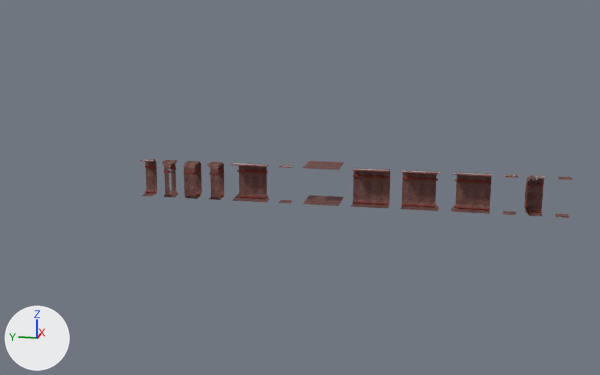
What one commit did to the glTF model assets/tilesets/extended-tileset.glb.
Both versions are drawn from a 50 mm lens placed at (-65.2, 7.8, 17.6), pointed at (0.0, 20.8, 1.3). The lights are fixed; the arrows at lower left show +X, +Y and +Z. Where no turn or scale is listed for an object, it has been applied to the vertices.

The older version as bpy lines, for what is in view:
```python
ob_corner_corridor_alt_col = bpy.data.objects.new('corner-corridor-alt-col', me_cylinder_205)
ob_corner_corridor_alt_col.location = (0.0, 7.0, 0.0)
ob_corner_corridor_both_col = bpy.data.objects.new('corner-corridor-both-col', me_cylinder_001)
ob_corner_corridor_both_col.location = (0.0, 25.0, 0.0)
ob_corner_corridor_col = bpy.data.objects.new('corner-corridor-col', me_cylinder_009)
ob_corner_corridor_col.location = (0.0, 11.0, 0.0)
ob_corridor_col = bpy.data.objects.new('corridor-col', me_plane_003)
ob_corridor_col.location = (0.0, 15.0, 0.0)
ob_corridor_small_col = bpy.data.objects.new('corridor-small-col', me_plane_001)
ob_corridor_small_col.location = (0.0, 34.0, 0.0)
ob_doorway_col = bpy.data.objects.new('doorway-col', me_plane_006)
ob_doorway_col.location = (0.0, 32.0, 0.0)
ob_room_col = bpy.data.objects.new('room-col', me_cylinder_240)
ob_room_col.location = (1.0, 19.0, 0.0)
ob_small_hallway_col = bpy.data.objects.new('small-hallway-col', me_plane_002)
ob_small_hallway_col.location = (0.0, 30.0, 0.0)
ob_small_hallway_end_col = bpy.data.objects.new('small-hallway-end-col', me_plane_005)
ob_small_hallway_end_col.location = (0.0, 28.0, 0.0)
# also in view: 'outer-corner-col' at (0.2, 2.2, 1.5)
```
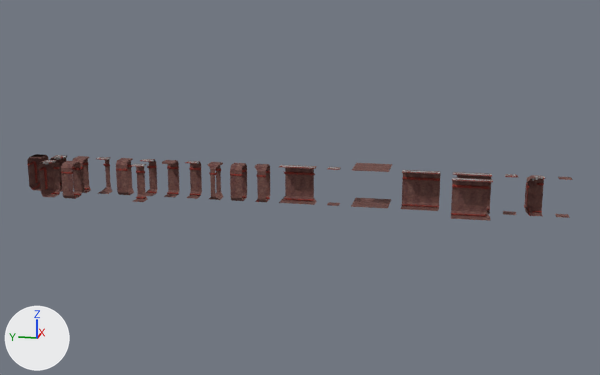
Changed parts and their boxes [x1, y1, x2, y2] in the pictures (600 x 375 px):
'corridor-col', moved
    before: [351, 168, 390, 208]
    after: [401, 170, 440, 211]
'corner-corridor-col', moved
    before: [401, 170, 440, 211]
    after: [451, 178, 493, 221]
'corner-corridor-both-col', moved
    before: [231, 163, 269, 202]
    after: [279, 165, 317, 205]
'small-hallway-col', moved
    before: [184, 161, 202, 199]
    after: [230, 163, 247, 201]
'room-col', moved
    before: [303, 161, 344, 206]
    after: [351, 163, 392, 208]
'small-hallway-end-col', moved
    before: [208, 162, 224, 200]
    after: [255, 164, 270, 202]
'corridor-small-col', moved
    before: [140, 159, 157, 196]
    after: [185, 161, 202, 199]
'doorway-col', moved
    before: [162, 160, 178, 198]
    after: [208, 162, 223, 200]
'outer-corner-notched-alt-col', added
    after: [39, 160, 61, 198]
'hallway-corner-alt-col', added
    after: [61, 161, 82, 199]
'hallway-bend-col', added
    after: [116, 158, 134, 195]
'hallway-outer-corner-col', added
    after: [27, 154, 49, 191]
'hallway-T-col', added
    after: [162, 160, 180, 198]
'hallway-corner-col', added
    after: [72, 156, 91, 193]
'corridor-corner-s-alt-col', added
    after: [131, 164, 147, 202]
'corridor-s-bend-col', added
    after: [96, 157, 112, 194]
'outer-corner-notched-col', added
    after: [50, 155, 67, 192]
'corner-corridor-alt-col', unchanged, covered by the edit
    before: [451, 172, 492, 214]
    after: [453, 172, 492, 214]

What the commit changed:
Mesh me_plane_040 is new.
It has 52 vertices, 80 faces and spans x -0.5..0.87, y -0.5..0.5, z 0.0..3.0.
It uses material mat_material_002.
Mesh me_plane_033 is new.
It has 178 vertices, 324 faces and spans x -0.5..0.86, y -0.5..0.87, z -0.02..3.0.
It uses material mat_material_002.
Mesh me_plane_030 is new.
It has 104 vertices, 174 faces and spans x -0.87..0.84, y -0.5..0.5, z 0.0..3.0.
It uses material mat_material_002.
Mesh me_plane_029 is new.
It has 120 vertices, 198 faces and spans x -0.5..0.84, y -0.5..0.5, z 0.0..3.05.
It uses material mat_material_002.
Mesh me_plane_027 is new.
It has 68 vertices, 106 faces and spans x -0.87..0.81, y -0.5..0.5, z 0.0..3.0.
It uses material mat_material_002.
Mesh me_plane_021 is new.
It has 458 vertices, 860 faces and spans x -0.5..0.86, y -0.5..0.87, z -0.02..3.06.
It uses material mat_material_002.
Mesh me_plane_019 is new.
It has 482 vertices, 908 faces and spans x -0.5..0.86, y -0.5..0.87, z 0.0..3.06.
It uses material mat_material_002.
Mesh me_plane_013 is new.
It has 84 vertices, 130 faces and spans x -0.5..0.81, y -0.5..0.5, z 0.0..3.05.
It uses material mat_material_002.
Object 'room-col' (ob_room_col) moves from (1.0, 19.0, 0.0) to (1.0, 15.0, 0.0).
Object 'corridor-col' (ob_corridor_col) moves from (0.0, 15.0, 0.0) to (0.0, 11.0, 0.0).
Object 'corner-corridor-col' (ob_corner_corridor_col) moves from (0.0, 11.0, 0.0) to (-2.0, 7.0, 0.0).
Object 'corridor-small-col' (ob_corridor_small_col) moves from (0.0, 34.0, 0.0) to (0.0, 30.0, 0.0).
Object 'corner-corridor-both-col' (ob_corner_corridor_both_col) moves from (0.0, 25.0, 0.0) to (0.0, 21.0, 0.0).
Object 'small-hallway-col' (ob_small_hallway_col) moves from (0.0, 30.0, 0.0) to (0.0, 26.0, 0.0).
Object 'small-hallway-end-col' (ob_small_hallway_end_col) moves from (0.0, 28.0, 0.0) to (0.0, 24.0, 0.0).
Object 'doorway-col' (ob_doorway_col) moves from (0.0, 32.0, 0.0) to (0.0, 28.0, 0.0).
Object 'hallway-T-col' (ob_hallway_t_col) is new; it shows me_plane_040.
Its location is (0.0, 32.0, 0.0).
Object 'hallway-outer-corner-col' (ob_hallway_outer_corner_col) is new; it shows me_plane_033.
Its location is (0.0, 44.0, 0.0).
Object 'hallway-corner-alt-col' (ob_hallway_corner_alt_col) is new; it shows me_plane_030.
Its location is (-2.0, 40.0, 0.0).
Its rotation in degrees is (0, -180, 0).
Its scale is (-1.0, -1.0, -1.0).
Object 'corridor-corner-s-alt-col' (ob_corridor_corner_s_alt_col) is new; it shows me_plane_029.
Its location is (-2.0, 34.0, 0.0).
Object 'hallway-corner-col' (ob_hallway_corner_col) is new; it shows a copy of me_plane_030.
Its location is (0.0, 40.0, 0.0).
Object 'hallway-bend-col' (ob_hallway_bend_col) is new; it shows me_plane_027.
Its location is (0.0, 36.0, 0.0).
Object 'outer-corner-notched-alt-col' (ob_outer_corner_notched_alt_col) is new; it shows me_plane_021.
Its location is (-2.0, 42.0, 0.0).
Object 'outer-corner-notched-col' (ob_outer_corner_notched_col) is new; it shows me_plane_019.
Its location is (0.0, 42.0, 0.0).
Object 'corridor-s-bend-col' (ob_corridor_s_bend_col) is new; it shows me_plane_013.
Its location is (0.0, 38.0, 0.0).
